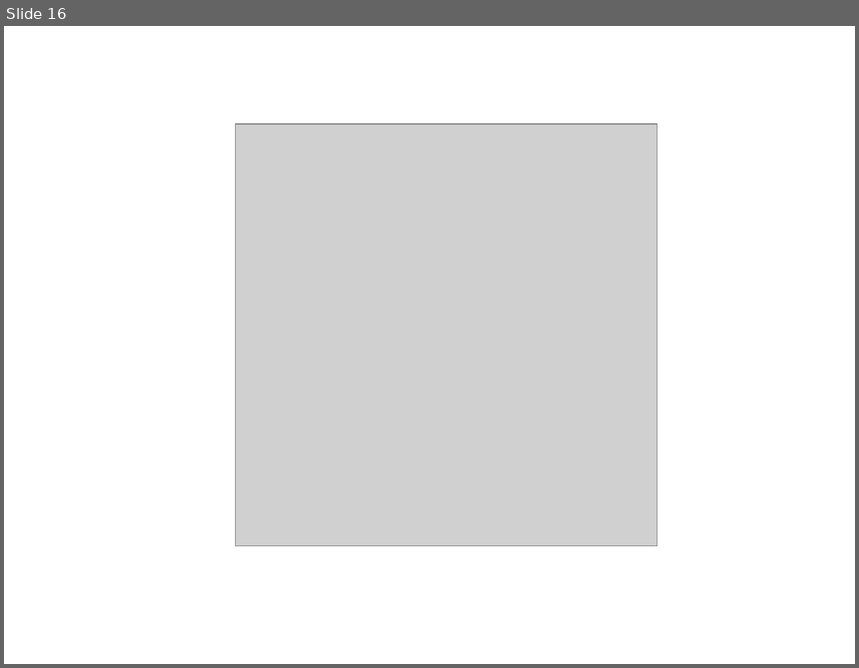
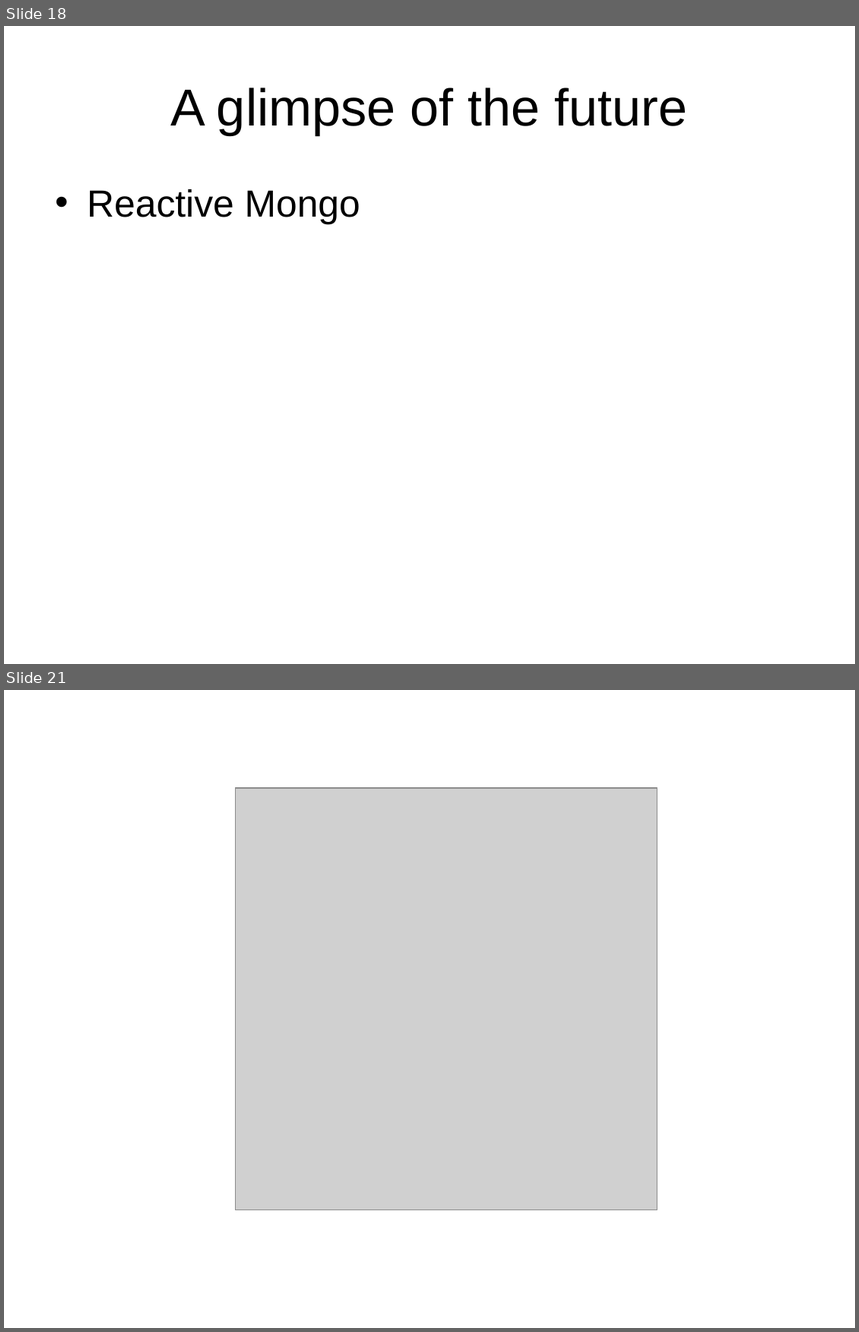
Before and after one commit to oscarrenalias/wjax-2012-play-async-apps, a slide deck: presentation/Asynchronous web apps with Play Framework 2.0.potx. Shown one above the other, each under a label of ours: slide 16 before the commit, slides 18 and 21 after it; the slides between them are not shown. The pictures are 859x668 and 859x1332 pixels, drawn with LibreOffice and Linux fonts; fonts in the diff are those of the drawing; grey boxes stand for pictures; background and template pictures are left out. Boxes give left, top, right and bottom in pixels: in the first picture for what was removed or moved away, otherwise in the second. Text is boxed around its words. In the diff, an @@ line names an element or a change of style, - is before the commit and + after.

```diff
--- a/presentation/Asynchronous web apps with Play Framework 2.0.potx
+++ b/presentation/Asynchronous web apps with Play Framework 2.0.potx
@@ slide 18 added at (4,26,855,664), background #FFFFFF @@
@@ title added at (170,88,688,135), 44 pt, text #000000 @@
+A glimpse of the future
@@ text added at (87,189,360,224), 32 pt, text #000000 @@
+• Reactive Mongo
@@ what was slide 16 is now slide 21 @@
```
Also in this commit, not shown: 9 slides changed, 9 other slides added, 5 slides removed.
